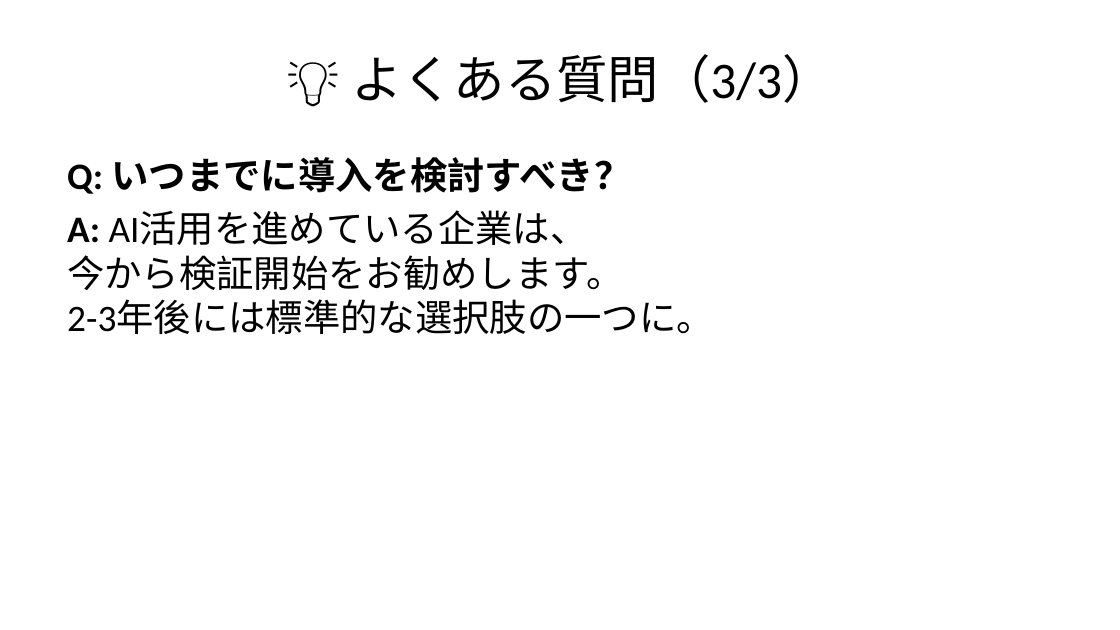
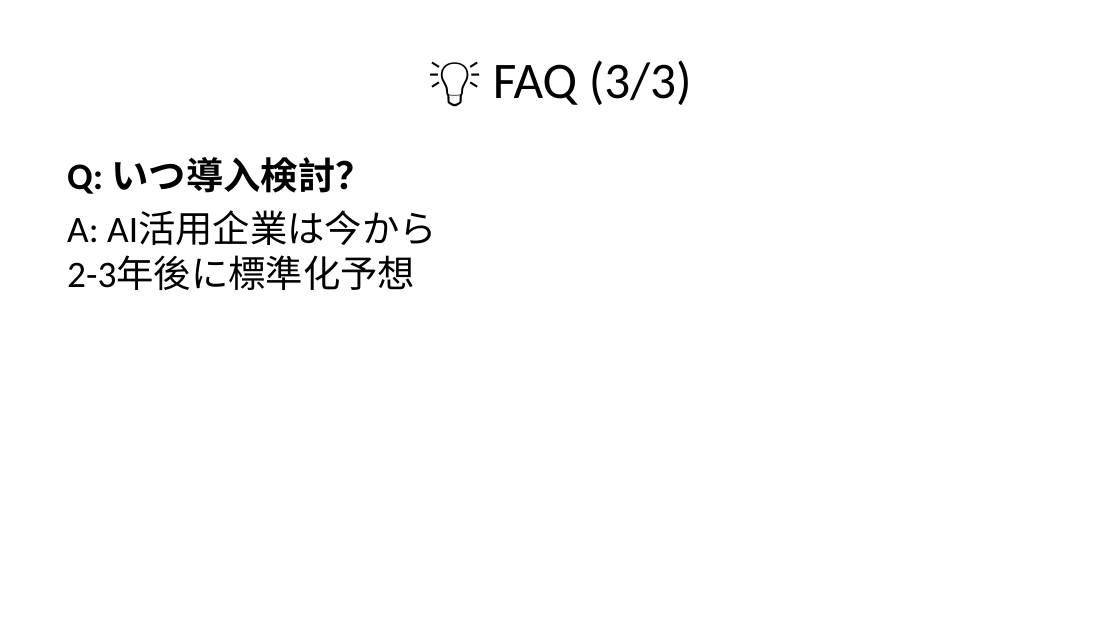
Before and after one commit to MasaoAsano/mcp-handson, a slide deck: slide 30 of chapter-01/quickguide.pptx (slide 27 before the commit). Drawn at 1120x630 pixels with LibreOffice and Linux fonts; fonts in the diff are those of the drawing. Boxes give left, top, right and bottom in pixels: in the first picture for what was removed or moved away, otherwise in the second. Text is boxed around its words. In the diff, an @@ line names an element or a change of style, - is before the commit and + after.

Commit message:
docs: Further simplify presentation text
- Reduce text per slide significantly
- Remove code blocks and technical details
- Shorten bullet points
- Split long content into more slides
- Ensure all text fits within slide boundaries

```diff
--- a/chapter-01/quickguide.pptx
+++ b/chapter-01/quickguide.pptx
@@ title at (493, 60, 692, 105): text changed @@
-💡 よくある質問（3/3）
+💡 FAQ (3/3)
@@ text at (67, 157, 437, 290): text changed @@
-Q: いつまでに導入を検討すべき？
-A: AI活用を進めている企業は、
-今から検証開始をお勧めします。
-2-3年後には標準的な選択肢の一つに。
+Q: いつ導入検討？
+A: AI活用企業は今から
+2-3年後に標準化予想
```
Also in this commit, not shown: 25 other slides changed, 4 slides added, 1 slide removed, 1 other file.
